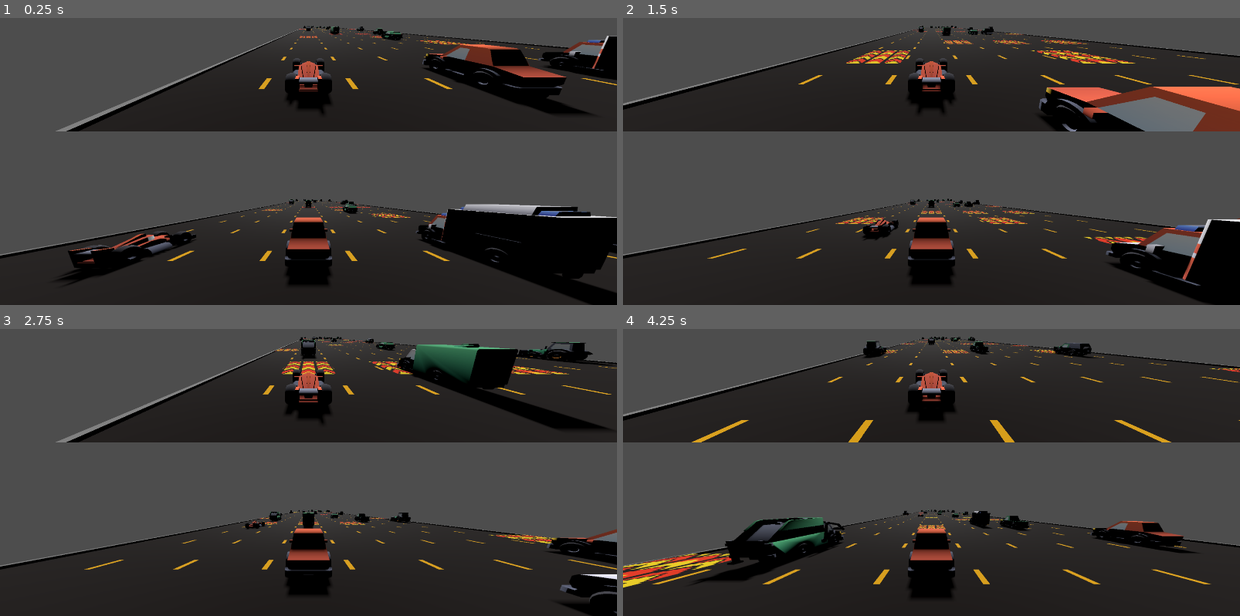
Above: before the commit, frames 1-4 (two rows, left to right).
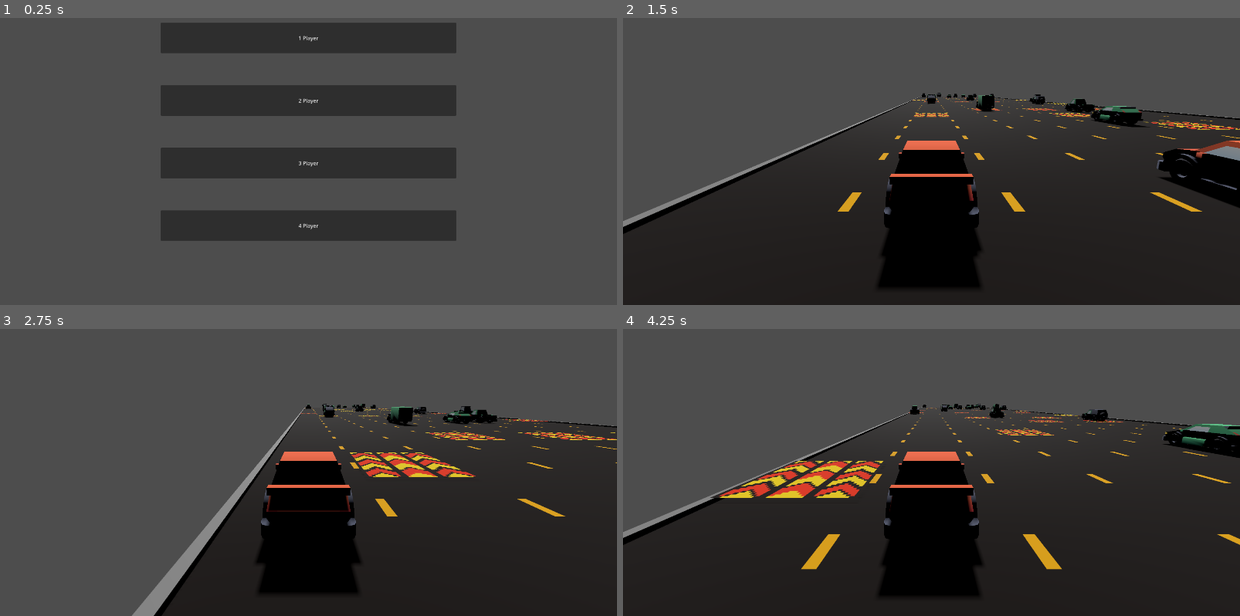
Above: after the commit, the same moments.

Repository: ethanbaedke/Race-Down-Roosevelt
Game: Godot game, scene res://game_manager.tscn
The game is run twice, just before and just after one commit, with the same random seed, the same clock (stepped at 60 frames per second) and the same inputs.
Inputs (mouse positions are in pixels of both pictures, inside the frame that each line leads up to):
- Up to frame 1 (0.25 s): no input
- Up to frame 2 (1.5 s): click (931, 38) at 0.5 s, where only the run after the commit has a clickable "1 Player"; tap Enter at 1.25 s; move the mouse to (1067, 115) at 1.27 s; hold D from 1.28 s (still down); tap C at 1.35 s; click (1067, 115) at 1.42 s
- Up to frame 3 (2.75 s): move the mouse to (185, 461) at 2.02 s; release D at 2.03 s; hold A from 2.03 s (still down); tap C at 2.1 s
- Up to frame 4 (4.25 s): move the mouse to (993, 366) at 2.77 s; release A at 2.78 s; hold D from 2.78 s (still down); tap X at 2.85 s; tap C at 3.05, 3.6 s; move the mouse to (900, 512) at 3.52 s; click (900, 512) at 3.67 s

The runs differ from the first frame. In frame 1, 53% of the frame differs, in the area x 0-100%, y 1-100%; in frame 2, 60%, in the area x 0-100%, y 2-100%; in frame 3, 52%; in frame 4, 59%.

Commit message:
Handling full loop of player count select, vehicle select, and race in game manager.

Diff:
--- a/race-down-roosevelt/autoloads/globals.gd
+++ b/race-down-roosevelt/autoloads/globals.gd
@@ -1,15 +1,15 @@
 extends Node
 
-@onready var racer_vehicle_scenes:Array[PackedScene] = [
-	preload("res://vehicles/racer_vehicles/ambulance.tscn"),
-	preload("res://vehicles/racer_vehicles/delivery_truck_flat.tscn"),
-	preload("res://vehicles/racer_vehicles/firetruck.tscn"),
-	preload("res://vehicles/racer_vehicles/race_car.tscn"),
-	preload("res://vehicles/racer_vehicles/sedan.tscn"),
-	preload("res://vehicles/racer_vehicles/sports_car.tscn")
+@onready var racer_vehicle_data:Array[RacerVehicleData] = [
+	preload("res://vehicles/racer_vehicles/ambulance_data.tres"),
+	preload("res://vehicles/racer_vehicles/delivery_truck_flat_data.tres"),
+	preload("res://vehicles/racer_vehicles/firetruck_data.tres"),
+	preload("res://vehicles/racer_vehicles/race_car_data.tres"),
+	preload("res://vehicles/racer_vehicles/sedan_data.tres"),
+	preload("res://vehicles/racer_vehicles/sports_car_data.tres")
 ]
 
-func get_random_racer_vehicle() -> PackedScene:
+func get_random_racer_vehicle_data() -> RacerVehicleData:
 
-	var index:int = randi_range(0, racer_vehicle_scenes.size() - 1)
-	return racer_vehicle_scenes[index]
+	var index:int = randi_range(0, racer_vehicle_data.size() - 1)
+	return racer_vehicle_data[index]
--- a/race-down-roosevelt/game_manager.gd
+++ b/race-down-roosevelt/game_manager.gd
@@ -1,26 +1,57 @@
 class_name GameManager extends Node
 
+@onready var _player_count_selection_scene:PackedScene = preload("res://menus/player_count_selection.tscn")
+@onready var _vehicle_selection_1p_scene:PackedScene = preload("res://menus/vehicle_selection_1p.tscn")
+@onready var _vehicle_selection_2p_scene:PackedScene = preload("res://menus/vehicle_selection_2p.tscn")
+@onready var _vehicle_selection_3p_scene:PackedScene = preload("res://menus/vehicle_selection_3p.tscn")
+@onready var _vehicle_selection_4p_scene:PackedScene = preload("res://menus/vehicle_selection_4p.tscn")
 @onready var _race_scene:PackedScene = preload("res://race/race.tscn")
 
+var _player_count_selection:PlayerCountSelection = null
+var _vehicle_selection:VehicleSelection = null
 var _race:Race = null
 
 func _ready() -> void:
 
-	_create_race()
+	while (true):
+		await _start_single_race()
+		await _race.ready_for_cleanup
+		_race.queue_free()
 
-func _create_race() -> void:
+func _start_single_race() -> void:
 
+	RdrLogger.log(self, "Starting single race.")
+
+	# Have the user select the number of players they want in the game.
+	_player_count_selection = _player_count_selection_scene.instantiate()
+	self.add_child(_player_count_selection)
+	var player_count:int = await _player_count_selection.count_chosen
+	if (player_count == 0):
+		RdrLogger.fatal(self, _start_single_race.get_method() + " recieved invalid player count of " + str(player_count) + ". Must be 1-4.")
+		return
+	_player_count_selection.queue_free()
+
+	# Have players select their vehicles.
+	match (player_count):
+		1:
+			_vehicle_selection = _vehicle_selection_1p_scene.instantiate()
+		2:
+			_vehicle_selection = _vehicle_selection_2p_scene.instantiate()
+		3:
+			_vehicle_selection = _vehicle_selection_3p_scene.instantiate()
+		4:
+			_vehicle_selection = _vehicle_selection_4p_scene.instantiate()
+		_:
+			RdrLogger.fatal(self, _start_single_race.get_method() + " recieved invalid player count of " + str(player_count) + ". Must be 1-4.")
+			return
+	self.add_child(_vehicle_selection)
+	var racers:Array[RacerObject] = await _vehicle_selection.all_players_ready
+	_vehicle_selection.queue_free()
+
+	# Start the race.
+	var params:RaceParameters = RaceParameters.new()
+	params.racer_objects = racers
 	_race = _race_scene.instantiate()
-	_race.ready_for_cleanup.connect(_on_race_ready_for_cleanup)
+	_race.race_parameters = params
 	self.add_child(_race)
 	_race.setup_race()
-
-func _cleanup_race() -> void:
-
-	_race.ready_for_cleanup.disconnect(_on_race_ready_for_cleanup)
-	_race.queue_free()
-
-func _on_race_ready_for_cleanup() -> void:
-
-	_cleanup_race()
-	_create_race()
--- a/race-down-roosevelt/helpers/random_node_pool.gd
+++ b/race-down-roosevelt/helpers/random_node_pool.gd
@@ -11,12 +11,7 @@
 func initialize() -> void:
 
 	# Cleanup any existing data. Will only matter if pool is initialized more than once.
-	for n_list:Array[Node] in _pool:
-		for n:Node in n_list:
-			n.queue_free()
 	_pool.clear()
-	for n:Node in _active_instances:
-		n.queue_free()
 	_active_instances.clear()
 	_active_instance_indices.clear()
 
--- a/race-down-roosevelt/menus/player_count_selection.gd
+++ b/race-down-roosevelt/menus/player_count_selection.gd
@@ -1,6 +1,6 @@
 class_name PlayerCountSelection extends Control
 
-signal count_chosen(num:int)
+signal count_chosen(count:int)
 
 @onready var _button_1p:Button = $MarginContainer/VBoxContainer/Button1P
 @onready var _button_2p:Button = $MarginContainer/VBoxContainer/Button2P
--- a/race-down-roosevelt/menus/vehicle_selection.gd
+++ b/race-down-roosevelt/menus/vehicle_selection.gd
@@ -1,6 +1,23 @@
 class_name VehicleSelection extends Control
 
+signal all_players_ready(racer_objects:Array[RacerObject])
+
 @export var _panels:Array[VehicleSelectionPanel] = []
+
+func _on_player_ready() -> void:
+
+	# Signal if all players are ready.
+	var racers:Array[RacerObject] = []
+	for panel:VehicleSelectionPanel in _panels:
+		if (panel.state == panel.PanelState.READY):
+			racers.append(panel.racer)
+	if (racers.size() == _panels.size()):
+		all_players_ready.emit(racers)
+
+func _ready() -> void:
+
+	for panel:VehicleSelectionPanel in _panels:
+		panel.player_ready.connect(_on_player_ready)
 
 func _unhandled_input(event: InputEvent) -> void:
 
@@ -19,7 +36,7 @@
 
 	# Try to find a panel using this device.
 	var i:int = 0
-	while (i < _panels.size() && _panels[i].device != device_ind):
+	while (i < _panels.size() && _panels[i].racer.device_index != device_ind):
 		i += 1
 
 	# Device is being used by one of the panels, let it handle the input.
@@ -28,7 +45,7 @@
 
 	# Device is not being used, try to find an available panel for the new device.
 	i = 0
-	while (i < _panels.size() && _panels[i].device != -2):
+	while (i < _panels.size() && _panels[i].racer.device_index != -2):
 		i += 1
 
 	# Found an available panel.
--- a/race-down-roosevelt/menus/vehicle_selection_panel.gd
+++ b/race-down-roosevelt/menus/vehicle_selection_panel.gd
@@ -15,6 +15,8 @@
 	READY
 }
 
+signal player_ready
+
 @onready var _vehicle_model_viewport:SubViewportContainer = $VehicleModelViewport
 @onready var _vehicle_model_camera:Camera3D = $VehicleModelViewport/SubViewport/VehicleModelCamera
 
@@ -22,19 +24,18 @@
 @onready var _vehicle_selection_ui:Control = $VehicleSelection
 @onready var _ready_ui:Control = $Ready
 
-var device:int = -2
-
-var _state:PanelState = PanelState.WAITING_FOR_DEVICE
+var state:PanelState = PanelState.WAITING_FOR_DEVICE
+var racer:RacerObject = RacerObject.new()
+
 var _vehicle_ind:int = 4
-var _chosen_vehicle:RacerVehicleData = null
-
-func transition_state(new_state:PanelState) -> void:
-
-	if (_state == new_state):
+
+func transition_state(newstate:PanelState) -> void:
+
+	if (state == newstate):
 		return
 
 	# Cleanup old state.
-	match (_state):
+	match (state):
 
 		PanelState.WAITING_FOR_DEVICE:
 			_waiting_for_device_ui.visible = false
@@ -47,10 +48,10 @@
 			_ready_ui.visible = false
 			_vehicle_model_viewport.visible = false
 
-	_state = new_state
+	state = newstate
 
 	# Setup new state.
-	match (_state):
+	match (state):
 
 		PanelState.WAITING_FOR_DEVICE:
 			_waiting_for_device_ui.visible = true
@@ -63,24 +64,26 @@
 		PanelState.READY:
 			_ready_ui.visible = true
 			_vehicle_model_viewport.visible = true
+			player_ready.emit()
 
 func set_device(index:int) -> void:
+
+	var previous:int = racer.device_index
+	racer.device_index = index
 
 	if (index == -2):
 		transition_state(PanelState.WAITING_FOR_DEVICE)
-	elif (device == -2):
+	elif (previous == -2):
 		transition_state(PanelState.VEHICLE_SELECTION)
 
-	device = index
-
 func set_chosen_vehicle(data:RacerVehicleData) -> void:
+
+	racer.vehicle_data = data
 
 	if (data == null):
 		transition_state(PanelState.VEHICLE_SELECTION)
 	else:
 		transition_state(PanelState.READY)
-
-	_chosen_vehicle = data
 
 func move_vehicle_selection_left() -> void:
 	_vehicle_ind = _vehicle_ind - 1
@@ -109,7 +112,7 @@
 	elif (event is InputEventJoypadButton || event is InputEventJoypadMotion):
 		device_ind = event.device
 
-	if (device_ind == -2 || device_ind != device):
+	if (racer.device_index == -2 || device_ind != racer.device_index):
 		return
 
 	if (event is InputEventKey):
@@ -118,7 +121,7 @@
 		if (!event.is_pressed()):
 			return
 
-		match (_state):
+		match (state):
 
 			PanelState.WAITING_FOR_DEVICE:
 				pass
@@ -148,7 +151,7 @@
 		if (!event.is_pressed()):
 			return
 
-		match (_state):
+		match (state):
 
 			PanelState.WAITING_FOR_DEVICE:
 				pass
@@ -174,7 +177,7 @@
 
 	elif (event is InputEventJoypadMotion):
 
-		match (_state):
+		match (state):
 
 			PanelState.WAITING_FOR_DEVICE:
 				pass
--- a/race-down-roosevelt/race/race.gd
+++ b/race-down-roosevelt/race/race.gd
@@ -417,7 +417,7 @@
 		if (race_parameters.racer_objects[i] == null):
 			continue
 		else:
-			var racer:RacerVehicle = race_parameters.racer_objects[i].vehicle.instantiate()
+			var racer:RacerVehicle = race_parameters.racer_objects[i].vehicle_data.scene.instantiate()
 			racer.race = self
 			racer.racer = race_parameters.racer_objects[i]
 			racer.lane_number = (i + 1) * 2
@@ -454,20 +454,21 @@
 			all_racers_null_or_ai = false
 			break
 	if (all_racers_null_or_ai):
+		RdrLogger.warn(self, "All racers are AI controlled. Replacing first racer with keyboard controlled racer.")
 		var racer:RacerObject = RacerObject.new()
 		racer.device_index = -1
 		race_parameters.racer_objects[0] = racer
 
-	# If any racer has a null vehicle, it should be considered a random selection.
+	# If any racer has null vehicle data, it should be considered a random selection.
 	for racer:RacerObject in race_parameters.racer_objects:
 		if (racer == null):
 			continue
-		if (racer.vehicle == null):
-			var vehicle_scene:PackedScene = Globals.get_random_racer_vehicle()
+		if (racer.vehicle_data == null):
+			var data:RacerVehicleData = Globals.get_random_racer_vehicle_data()
 			var racer_name:String = racer.name
-			var vehicle_name:String = vehicle_scene.get_state().get_node_name(0)
+			var vehicle_name:String = data.scene.get_state().get_node_name(0)
 			RdrLogger.log(self, "Assigning random vehicle to " + racer_name + ": " + vehicle_name + ".")
-			racer.vehicle = vehicle_scene
+			racer.vehicle_data = data
 
 	RdrLogger.log(self, "Race parameter validation finished.")
 
--- a/race-down-roosevelt/race/race_parameters.gd
+++ b/race-down-roosevelt/race/race_parameters.gd
@@ -1,11 +1,19 @@
 class_name RaceParameters extends Resource
 
 @export var racer_objects:Array[RacerObject] = [null, null, null, null]
+@export var include_ai_racers:bool = true
 
 # Ensures there are no conflics with the current parameter setup.
 func validate_parameters() -> bool:
 
 	RdrLogger.log(self, "Beginning validation.")
+
+	# If set to include ai racers, ensure no racers are null.
+	if (include_ai_racers):
+		for i:int in range(racer_objects.size()):
+			if (racer_objects[i] == null):
+				RdrLogger.log(self, "Validation failed: set to include ai-racers but found a null racer. Null racers should not exist if using AI racers.")
+				racer_objects[i] = RacerObject.new()
 
 	# Duplicate names is not considered invalid, we just handle fixing them here.
 	handle_duplicate_names()
@@ -30,26 +38,6 @@
 			# True means nothing here. Just need the key to exist in the dictionary.
 			device_index_dict[index] = true
 
-	# If a racer has a scene reference for their vehicle, ensure it has the racer vehicle object type.
-	for racer:RacerObject in racer_objects:
-		if (racer == null || racer.vehicle == null):
-			continue
-		else:
-			var vehicle:Object = racer.vehicle.instantiate()
-			if (vehicle == null):
-				var racer_name:String = racer.name
-				var expected_type:String = (RacerVehicle as GDScript).get_global_name()
-				RdrLogger.error(self, "Racer " + racer_name + " vehicle scene reference could not be instantiated. Ensure reference is of type " + expected_type + ".")
-				return false
-			if (vehicle is not RacerVehicle):
-				var racer_name:String = racer.name
-				var current_type:String = vehicle.get_class()
-				if (vehicle.get_script() != null):
-					current_type = vehicle.get_script().get_global_name()
-				var expected_type:String = (RacerVehicle as GDScript).get_global_name()
-				RdrLogger.error(self, "Racer " + racer_name + " vehicle scene reference is type " + current_type + ", but should be of type " + expected_type + ".")
-				return false
-
 	RdrLogger.log(self, "Validation succeeded.")
 	return true
 
@@ -69,6 +57,13 @@
 			RdrLogger.warn(self, "More than four racers exist, removing last racer.")
 			racer_objects.remove_at(i)
 
+	# If set to include ai racers, replace any null racers with ai racer objects.
+	if (include_ai_racers):
+		for i:int in range(racer_objects.size()):
+			if (racer_objects[i] == null):
+				RdrLogger.log(self, "Replacing null racer with ai racer.")
+				racer_objects[i] = RacerObject.new()
+
 	# Ensure names are unique.
 	handle_duplicate_names()
 
@@ -87,18 +82,6 @@
 			# True means nothing here. Just need the key to exist in the dictionary.
 			device_index_dict[index] = true
 
-	# If a racer has a scene reference for their vehicle that isn't of type racer vehicle, remove their vehicle reference.
-	for racer:RacerObject in racer_objects:
-		if (racer == null || racer.vehicle == null):
-			continue
-		else:
-			var vehicle:Object = racer.vehicle.instantiate()
-			if (vehicle is not RacerVehicle):
-				var racer_name:String = racer.name
-				var expected_type:String = (RacerVehicle as GDScript).get_global_name()
-				RdrLogger.warn(self, "Racer " + racer_name + " vehicle scene reference is not of type " + expected_type + ". Setting vehicle to null.")
-				racer.vehicle = null
-
 	RdrLogger.log(self, "Conflict resolution complete.")
 
 func handle_duplicate_names() -> void:
--- a/race-down-roosevelt/race/racer_object.gd
+++ b/race-down-roosevelt/race/racer_object.gd
@@ -1,6 +1,6 @@
 class_name RacerObject extends Resource
 
-@export var vehicle:PackedScene = null
+@export var vehicle_data:RacerVehicleData = null
 @export var name:String = "Player"
 # -2 represents no device since -1 is reserved for the keyboard.
 @export var device_index:int = -2
